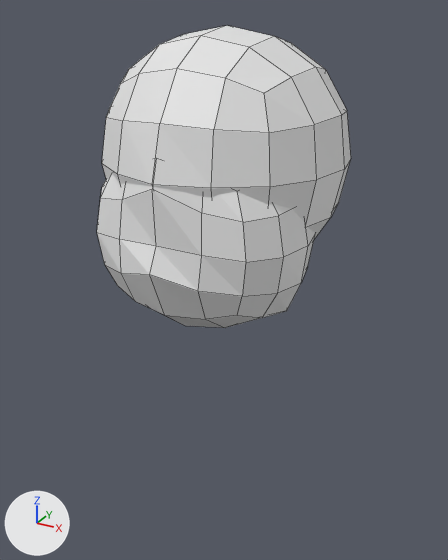
Before and after pictures for a commit that changed the Blender file Blender 4.0 modelado de cero a 100 Masterclass 1/Luffy/modeling/blocking.blend.
Rendered twice from a camera (50 mm lens) standing at (0.929, -1.695, 2.488) and looking at (-0.004, 0.001, 1.64). Lighting does not change. The marker at lower left points along +X, +Y and +Z. Mesh edges are drawn as thin lines.
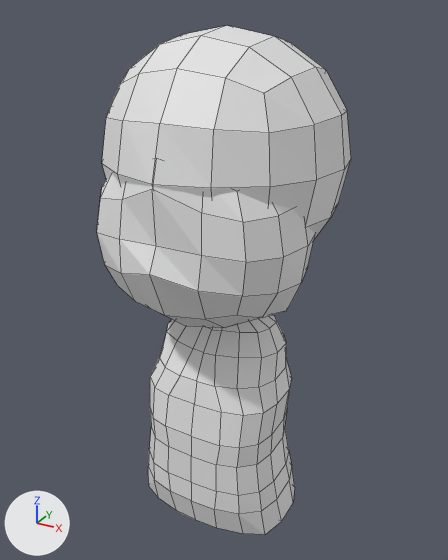
Diff of the bpy script that builds the scene:
```diff
--- a/Blender 4.0 modelado de cero a 100 Masterclass 1/Luffy/modeling/blocking.blend.py
+++ b/Blender 4.0 modelado de cero a 100 Masterclass 1/Luffy/modeling/blocking.blend.py
@@ me_cube_003 @@
+me_cube_003.from_pydata(...)  # 112 vertices, 99 faces; spans x 0.0..0.279, y -0.247..0.19, z 0.764..1.54
@@ ob_cube_002 @@
+ob_cube_002 = bpy.data.objects.new('Cube.002', me_cube_003)
+ob_cube_002.location = (0.0, 0.0, 0.0)
+_m = ob_cube_002.modifiers.new('Mirror', 'MIRROR')
+_m.use_clip = True
```

Where the change shows, as pixel boxes [x1, y1, x2, y2] in the pictures (448 x 560 px):
'Cube.002', added
    after: [148, 315, 295, 534]
